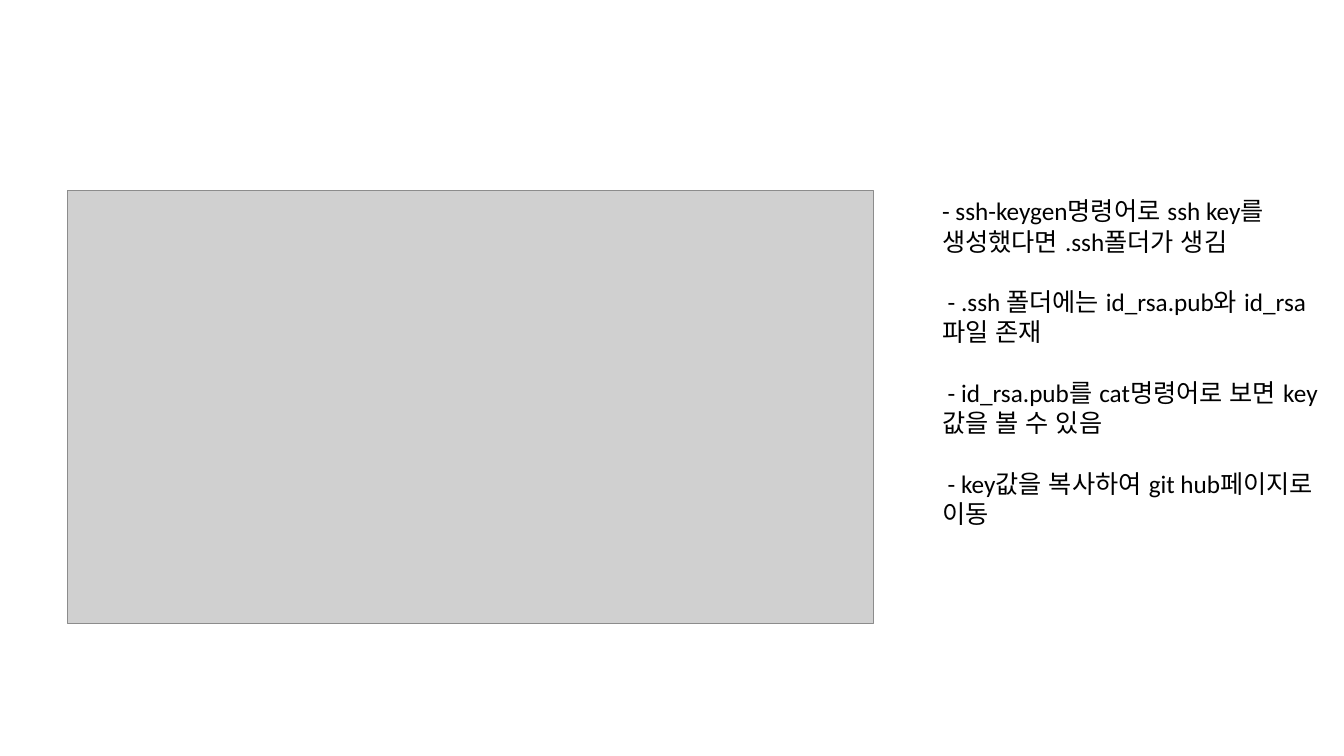
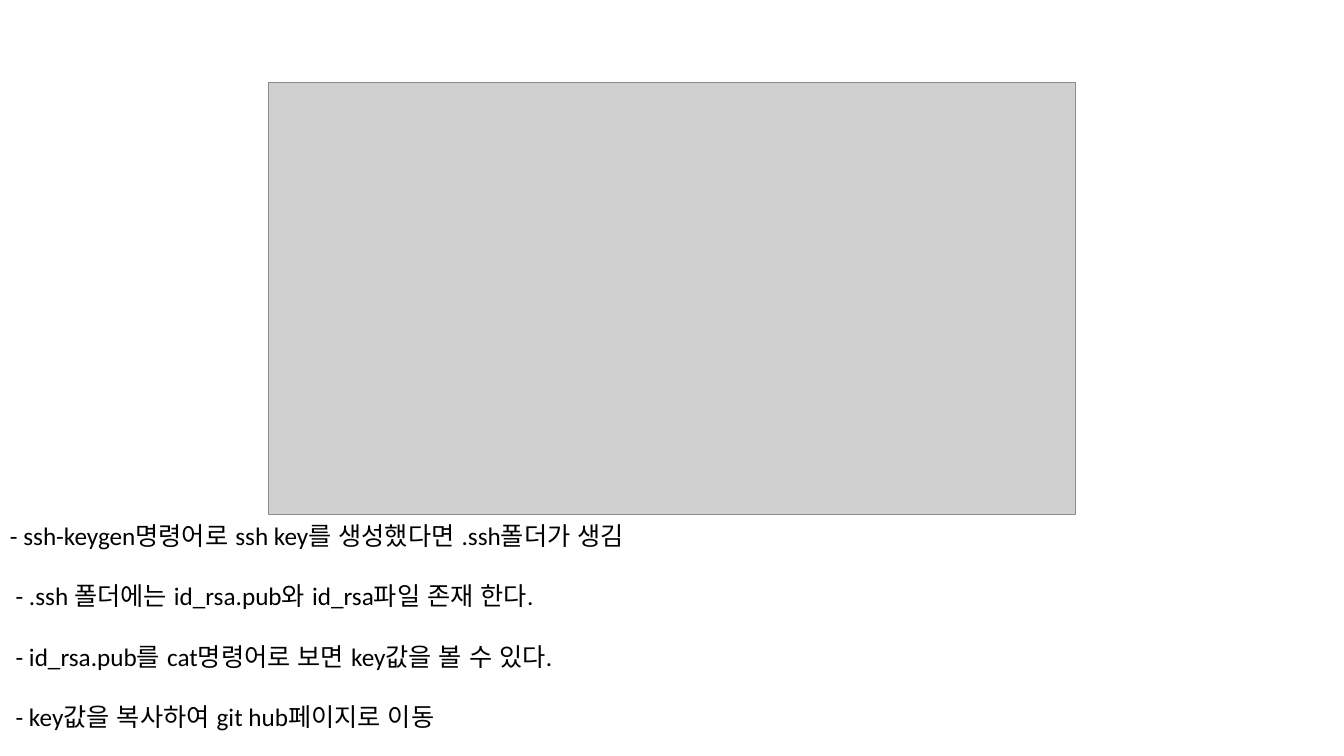
Before and after one commit to ChaeSung-Lee/DJ_InternShip, a slide deck: slide 16 of 2021_Summer/jp.hong/Git_Manual.pptx (slide 3 before the commit). Drawn at 1344x756 pixels with LibreOffice and Linux fonts; fonts in the diff are those of the drawing; grey boxes stand for pictures. Boxes give left, top, right and bottom in pixels: in the first picture for what was removed or moved away, otherwise in the second. Text is boxed around its words. In the diff, an @@ line names an element or a change of style, - is before the commit and + after.

```diff
--- a/2021_Summer/jp.hong/Git_Manual.pptx
+++ b/2021_Summer/jp.hong/Git_Manual.pptx
@@ picture moved from (x1=68, y1=191, x2=874, y2=623) to (x1=269, y1=83, x2=1076, y2=515) @@
@@ text at (x1=23, y1=524, x2=624, y2=731): text changed @@
-- ssh-keygen명령어로 ssh key를
-생성했다면 .ssh폴더가 생김
-- .ssh 폴더에는 id_rsa.pub와 id_rsa
-파일 존재
-- id_rsa.pub를 cat명령어로 보면 key
-값을 볼 수 있음
-- key값을 복사하여 git hub페이지로
-이동
+- ssh-keygen명령어로 ssh key를 생성했다면 .ssh폴더가 생김
+- .ssh 폴더에는 id_rsa.pub와 id_rsa파일 존재 한다.
+- id_rsa.pub를 cat명령어로 보면 key값을 볼 수 있다.
+- key값을 복사하여 git hub페이지로 이동
```
Also in this commit, not shown: 4 other slides changed, 14 slides added, 3 other files.
